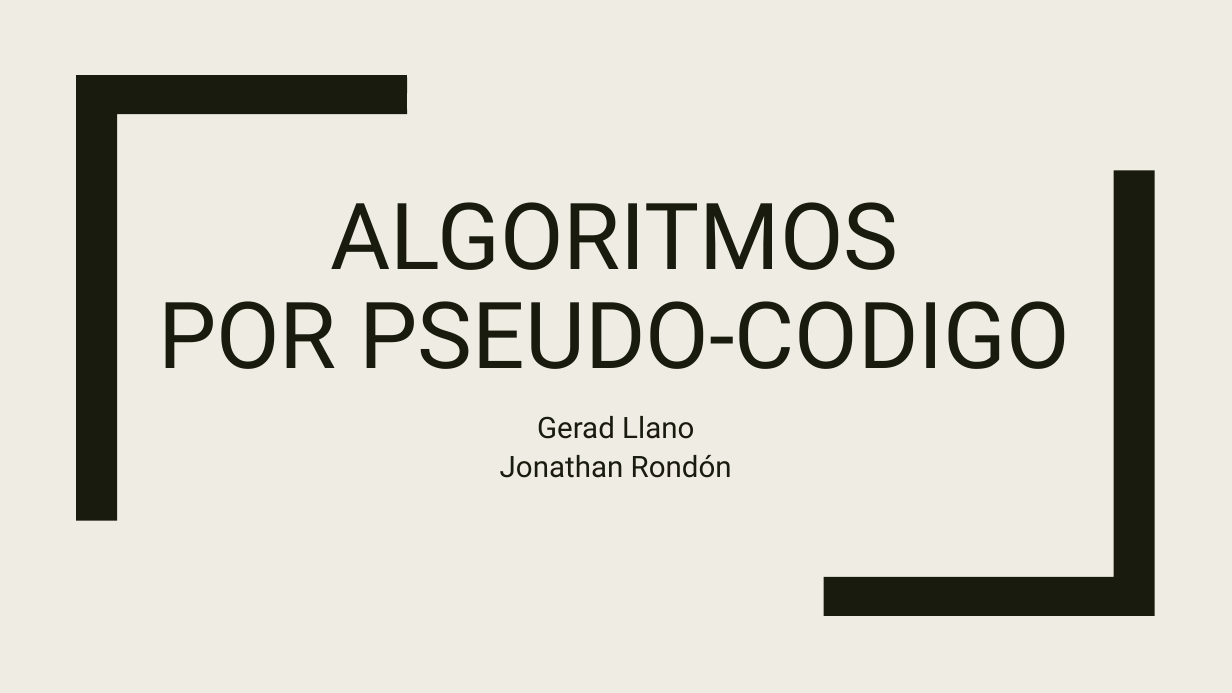
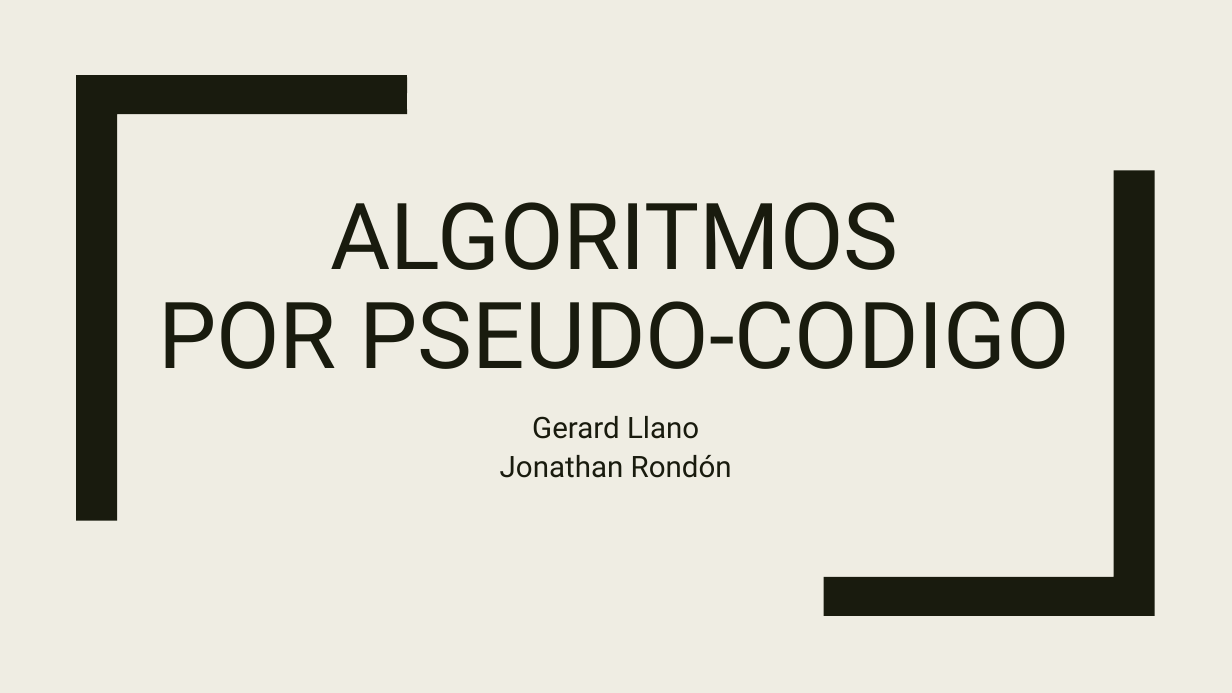
Before and after one commit to JonathanERC/Algoritmo, a slide deck: slide 1 of ALG1-EXPO.pptx. Drawn at 1232x693 pixels with LibreOffice and Linux fonts; fonts in the diff are those of the drawing. Boxes give left, top, right and bottom in pixels: in the first picture for what was removed or moved away, otherwise in the second. Text is boxed around its words. In the diff, an @@ line names an element or a change of style, - is before the commit and + after.

```diff
--- a/ALG1-EXPO.pptx
+++ b/ALG1-EXPO.pptx
@@ subtitle at <box>532,416,699,439</box>: text changed @@
-Gerad Llano
+Gerard Llano
```
